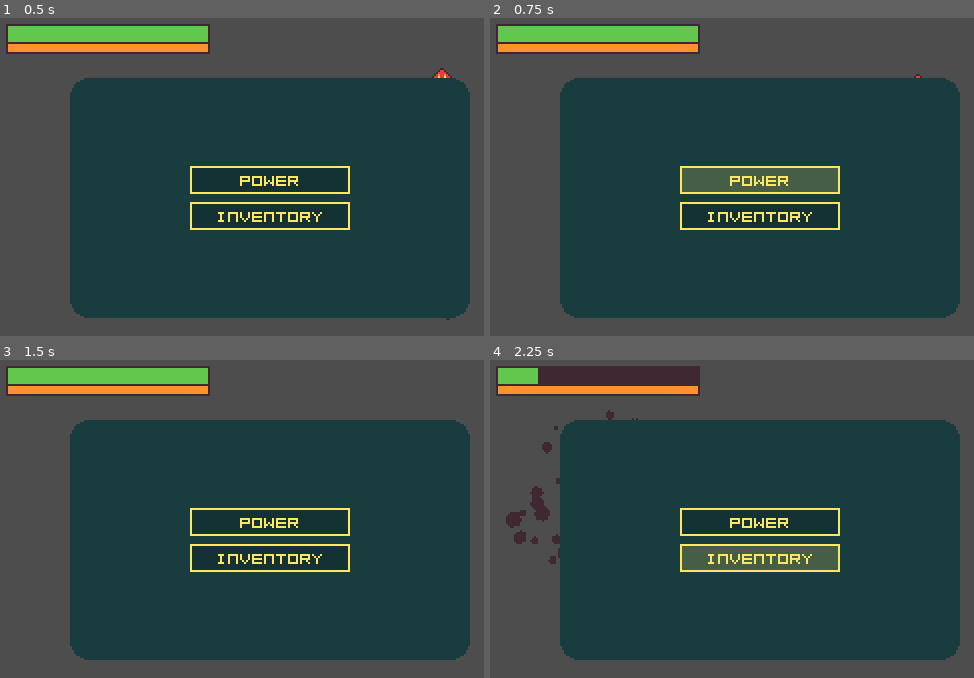
Above: before the commit, frames 1-4 (two rows, left to right).
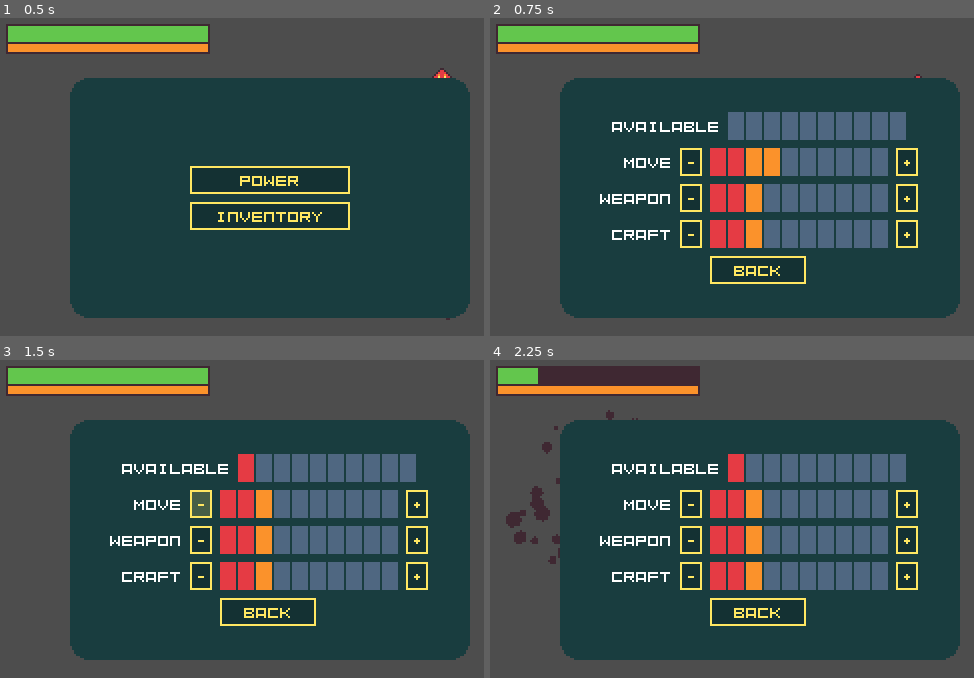
Above: after the commit, the same moments.

Repository: OriginTwo/shooter-robot
Game: Godot game, scene res://sources/game/game.tscn
The game is run twice, just before and just after one commit, with the same random seed, the same clock (stepped at 60 frames per second) and the same inputs.
Inputs (mouse positions are in pixels of both pictures, inside the frame that each line leads up to):
- Up to frame 1 (0.5 s): no input
- Up to frame 2 (0.75 s): click "POWER" at 0.5 s
- Up to frame 3 (1.5 s): click (203, 503) at 1.25 s, where only the run after the commit has a clickable "-"
- Up to frame 4 (2.25 s): click (761, 557) at 2 s, where only the run before the commit has a clickable "INVENTORY"

Frame 1 is identical in both runs. In frame 2, 15% of the frame differs, in the area x 22-89%, y 29-84%; in frame 3, 15%; in frame 4, 15%.

Commit message:
make ui

Diff:
--- a/resources/ui_theme.tres
+++ b/resources/ui_theme.tres
@@ -12,6 +12,11 @@
 
 [sub_resource type="StyleBoxFlat" id="StyleBoxFlat_nq2m6"]
 bg_color = Color(0.984314, 0.572549, 0.168627, 1)
+
+[sub_resource type="StyleBoxLine" id="StyleBoxLine_l0vn8"]
+color = Color(0.686275, 0.74902, 0.823529, 1)
+grow_begin = 0.0
+grow_end = 0.0
 
 [sub_resource type="StyleBoxFlat" id="StyleBoxFlat_4g45x"]
 bg_color = Color(0.247059, 0.156863, 0.196078, 1)
@@ -71,6 +76,7 @@
 EnergyProgressBar/base_type = &"ProgressBar"
 EnergyProgressBar/styles/background = SubResource("StyleBoxFlat_sewu0")
 EnergyProgressBar/styles/fill = SubResource("StyleBoxFlat_nq2m6")
+HSeparator/styles/separator = SubResource("StyleBoxLine_l0vn8")
 HealthProgressBar/base_type = &"ProgressBar"
 HealthProgressBar/styles/background = SubResource("StyleBoxFlat_4g45x")
 HealthProgressBar/styles/fill = SubResource("StyleBoxFlat_l0suw")
--- a/sources/player/player_ui.tscn
+++ b/sources/player/player_ui.tscn
@@ -1,7 +1,9 @@
-[gd_scene load_steps=3 format=3 uid="uid://bdaeqkxl05bmp"]
+[gd_scene load_steps=5 format=3 uid="uid://bdaeqkxl05bmp"]
 
 [ext_resource type="Script" path="res://sources/player/scripts/player_ui.gd" id="1_5hx48"]
 [ext_resource type="Theme" uid="uid://nltfc8w4hrlb" path="res://resources/ui_theme.tres" id="2_qc23t"]
+[ext_resource type="PackedScene" uid="uid://c1oenxa7mnjlo" path="res://sources/player/terminal_menu_ui.tscn" id="3_prewq"]
+[ext_resource type="PackedScene" uid="uid://0igdywtrl86w" path="res://sources/player/terminal_power_ui.tscn" id="4_tonkj"]
 
 [node name="PlayerUI" type="CanvasLayer"]
 script = ExtResource("1_5hx48")
@@ -56,21 +58,9 @@
 theme_override_constants/margin_right = 4
 theme_override_constants/margin_bottom = 4
 
-[node name="VBoxContainer" type="VBoxContainer" parent="CenterContainer/PanelContainer/MarginContainer"]
+[node name="TerminalMenuUI" parent="CenterContainer/PanelContainer/MarginContainer" instance=ExtResource("3_prewq")]
 layout_mode = 2
-size_flags_horizontal = 4
-alignment = 1
 
-[node name="Button" type="Button" parent="CenterContainer/PanelContainer/MarginContainer/VBoxContainer"]
-custom_minimum_size = Vector2(80, 0)
+[node name="TerminalPowerUI" parent="CenterContainer/PanelContainer/MarginContainer" instance=ExtResource("4_tonkj")]
+visible = false
 layout_mode = 2
-focus_mode = 0
-theme_type_variation = &"TerminalButton"
-text = "POWER"
-
-[node name="Button2" type="Button" parent="CenterContainer/PanelContainer/MarginContainer/VBoxContainer"]
-custom_minimum_size = Vector2(80, 0)
-layout_mode = 2
-focus_mode = 0
-theme_type_variation = &"TerminalButton"
-text = "INVENTORY"
--- /dev/null
+++ b/sources/player/power_display_ui.tscn
@@ -0,0 +1,50 @@
+[gd_scene load_steps=2 format=3 uid="uid://bvfmfxmyre4v8"]
+
+[ext_resource type="Script" path="res://sources/player/scripts/power_display_ui.gd" id="1_c6gc5"]
+
+[node name="PowerDisplayUI" type="HBoxContainer"]
+custom_minimum_size = Vector2(89, 14)
+offset_right = 40.0
+offset_bottom = 40.0
+theme_override_constants/separation = 1
+script = ExtResource("1_c6gc5")
+
+[node name="ColorRect" type="ColorRect" parent="."]
+custom_minimum_size = Vector2(8, 14)
+layout_mode = 2
+
+[node name="ColorRect2" type="ColorRect" parent="."]
+custom_minimum_size = Vector2(8, 14)
+layout_mode = 2
+
+[node name="ColorRect3" type="ColorRect" parent="."]
+custom_minimum_size = Vector2(8, 14)
+layout_mode = 2
+
+[node name="ColorRect4" type="ColorRect" parent="."]
+custom_minimum_size = Vector2(8, 14)
+layout_mode = 2
+
+[node name="ColorRect5" type="ColorRect" parent="."]
+custom_minimum_size = Vector2(8, 14)
+layout_mode = 2
+
+[node name="ColorRect6" type="ColorRect" parent="."]
+custom_minimum_size = Vector2(8, 14)
+layout_mode = 2
+
+[node name="ColorRect7" type="ColorRect" parent="."]
+custom_minimum_size = Vector2(8, 14)
+layout_mode = 2
+
+[node name="ColorRect8" type="ColorRect" parent="."]
+custom_minimum_size = Vector2(8, 14)
+layout_mode = 2
+
+[node name="ColorRect9" type="ColorRect" parent="."]
+custom_minimum_size = Vector2(8, 14)
+layout_mode = 2
+
+[node name="ColorRect10" type="ColorRect" parent="."]
+custom_minimum_size = Vector2(8, 14)
+layout_mode = 2
--- /dev/null
+++ b/sources/player/power_manage_ui.tscn
@@ -0,0 +1,35 @@
+[gd_scene load_steps=4 format=3 uid="uid://dd15pwo242o5m"]
+
+[ext_resource type="PackedScene" uid="uid://bvfmfxmyre4v8" path="res://sources/player/power_display_ui.tscn" id="1_3j6xm"]
+[ext_resource type="Theme" uid="uid://nltfc8w4hrlb" path="res://resources/ui_theme.tres" id="1_8okvj"]
+[ext_resource type="Script" path="res://sources/player/scripts/power_manage_ui.gd" id="2_hawno"]
+
+[node name="PowerManageUI" type="HBoxContainer"]
+theme = ExtResource("1_8okvj")
+script = ExtResource("2_hawno")
+
+[node name="TitleLabel" type="Label" parent="."]
+custom_minimum_size = Vector2(36, 0)
+layout_mode = 2
+text = "SYSTEM"
+horizontal_alignment = 2
+vertical_alignment = 1
+
+[node name="DecreaseButton" type="Button" parent="."]
+custom_minimum_size = Vector2(11, 0)
+layout_mode = 2
+focus_mode = 0
+theme_type_variation = &"TerminalButton"
+text = "-"
+alignment = 2
+
+[node name="PowerDisplayUI" parent="." instance=ExtResource("1_3j6xm")]
+layout_mode = 2
+
+[node name="IncreaseButton" type="Button" parent="."]
+custom_minimum_size = Vector2(11, 0)
+layout_mode = 2
+focus_mode = 0
+theme_type_variation = &"TerminalButton"
+text = "+"
+alignment = 2
--- a/sources/player/scripts/player.gd
+++ b/sources/player/scripts/player.gd
@@ -27,6 +27,34 @@
 # time to wait after energy usage to begin recharge
 const ENERGY_RECHARGE_COOLDOWN_TIME: float = 1.0
 var energy_recharge_cooldown_timer: float
+
+
+signal power_changed
+
+var power: Dictionary = {
+	"_available": 0,
+	"move": 4,
+	"weapon": 3,
+	"craft": 3,
+}
+
+func increment_power(system_name: String) -> void:
+	if power["_available"] > 0:
+		power["_available"] -= 1
+		power[system_name] += 1
+		power_changed.emit()
+		update_system_power(system_name)
+
+func decrement_power(system_name: String) -> void:
+	if power[system_name] > 0:
+		power[system_name] -= 1
+		power["_available"] += 1
+		power_changed.emit()
+		update_system_power(system_name)
+
+func update_system_power(system_name: String) -> void:
+	pass
+
 
 func _ready() -> void:
 	add_to_group("player")
--- /dev/null
+++ b/sources/player/scripts/power_display_ui.gd
@@ -0,0 +1,29 @@
+extends HBoxContainer
+
+const COLORS: Array[Color] = [
+	Color8(229,  59, 68),
+	Color8(251, 146, 43),
+	Color8(255, 231, 98),
+	Color8( 99, 198, 77),
+]
+const DISABLED_COLOR: Color = Color8(79, 103, 129)
+
+@onready var elems: Array[ColorRect] = [
+	$ColorRect,  $ColorRect2,
+	$ColorRect3, $ColorRect4,
+	$ColorRect5, $ColorRect6,
+	$ColorRect7, $ColorRect8,
+	$ColorRect9, $ColorRect10,
+]
+
+func _ready() -> void:
+	for i in len(elems):
+		elems[i].color = DISABLED_COLOR
+
+func change(new_amount: int) -> void:
+	for i in len(elems):
+		elems[i].color = get_color(i) if i < new_amount else DISABLED_COLOR
+
+func get_color(index: int) -> Color:
+	var color_index := int(float(index + 1) / 10 * 4)
+	return COLORS[clamp(color_index, 0, len(COLORS) - 1)]
--- /dev/null
+++ b/sources/player/scripts/power_manage_ui.gd
@@ -0,0 +1,23 @@
+extends HBoxContainer
+
+@export var system_name: String
+
+@onready var title_label: Label = $TitleLabel
+@onready var decrease_button: Button = $DecreaseButton
+@onready var increase_button: Button = $IncreaseButton
+@onready var power_display_ui: HBoxContainer = $PowerDisplayUI
+
+@onready var player: Player = get_tree().get_first_node_in_group("player")
+
+func _ready() -> void:
+	title_label.text = system_name
+	increase_button.pressed.connect(on_power_changed.bind(true))
+	decrease_button.pressed.connect(on_power_changed.bind(false))
+	power_display_ui.change(player.power[system_name])
+
+func on_power_changed(increment: bool) -> void:
+	if increment:
+		player.increment_power(system_name)
+	else:
+		player.decrement_power(system_name)
+	power_display_ui.change(player.power[system_name])
--- /dev/null
+++ b/sources/player/scripts/terminal_power_ui.gd
@@ -0,0 +1,13 @@
+extends VBoxContainer
+
+@onready var available_power_display_ui: HBoxContainer = %AvailablePowerDisplayUI
+
+@onready var player: Player = get_tree().get_first_node_in_group("player")
+
+func _ready() -> void:
+	available_power_display_ui.change(player.power["_available"])
+	player.power_changed.connect(on_player_power_changed)
+
+func on_player_power_changed() -> void:
+	print("available change")
+	available_power_display_ui.change(player.power["_available"])
--- /dev/null
+++ b/sources/player/scripts/terminal_ui_redirect_button.gd
@@ -0,0 +1,11 @@
+extends Button
+
+@export_file("*.tscn") var scene_path: String
+
+func _ready() -> void:
+	pressed.connect(on_button_pressed)
+
+func on_button_pressed() -> void:
+	var instance: Node = load(scene_path).instantiate()
+	get_parent().add_sibling(instance)
+	get_parent().queue_free()
--- /dev/null
+++ b/sources/player/terminal_menu_ui.tscn
@@ -0,0 +1,25 @@
+[gd_scene load_steps=3 format=3 uid="uid://c1oenxa7mnjlo"]
+
+[ext_resource type="Theme" uid="uid://nltfc8w4hrlb" path="res://resources/ui_theme.tres" id="1_ce2kl"]
+[ext_resource type="Script" path="res://sources/player/scripts/terminal_ui_redirect_button.gd" id="2_bb7u7"]
+
+[node name="TerminalMenuUI" type="VBoxContainer"]
+size_flags_horizontal = 4
+theme = ExtResource("1_ce2kl")
+alignment = 1
+
+[node name="PowerButton" type="Button" parent="."]
+custom_minimum_size = Vector2(80, 0)
+layout_mode = 2
+focus_mode = 0
+theme_type_variation = &"TerminalButton"
+text = "POWER"
+script = ExtResource("2_bb7u7")
+scene_path = "res://sources/player/terminal_power_ui.tscn"
+
+[node name="InventoryButton" type="Button" parent="."]
+custom_minimum_size = Vector2(80, 0)
+layout_mode = 2
+focus_mode = 0
+theme_type_variation = &"TerminalButton"
+text = "INVENTORY"
--- /dev/null
+++ b/sources/player/terminal_power_ui.tscn
@@ -0,0 +1,50 @@
+[gd_scene load_steps=6 format=3 uid="uid://0igdywtrl86w"]
+
+[ext_resource type="Theme" uid="uid://nltfc8w4hrlb" path="res://resources/ui_theme.tres" id="1_afb54"]
+[ext_resource type="PackedScene" uid="uid://bvfmfxmyre4v8" path="res://sources/player/power_display_ui.tscn" id="1_kgqlc"]
+[ext_resource type="Script" path="res://sources/player/scripts/terminal_power_ui.gd" id="2_53gs3"]
+[ext_resource type="PackedScene" uid="uid://dd15pwo242o5m" path="res://sources/player/power_manage_ui.tscn" id="2_em7mp"]
+[ext_resource type="Script" path="res://sources/player/scripts/terminal_ui_redirect_button.gd" id="4_grpy0"]
+
+[node name="TerminalPowerUI" type="VBoxContainer"]
+size_flags_horizontal = 4
+theme = ExtResource("1_afb54")
+alignment = 1
+script = ExtResource("2_53gs3")
+
+[node name="HBoxContainer" type="HBoxContainer" parent="."]
+layout_mode = 2
+alignment = 1
+
+[node name="Label" type="Label" parent="HBoxContainer"]
+layout_mode = 2
+text = "Available"
+horizontal_alignment = 1
+vertical_alignment = 1
+
+[node name="AvailablePowerDisplayUI" parent="HBoxContainer" instance=ExtResource("1_kgqlc")]
+unique_name_in_owner = true
+layout_mode = 2
+alignment = 1
+
+[node name="PowerManageUI" parent="." instance=ExtResource("2_em7mp")]
+layout_mode = 2
+system_name = "move"
+
+[node name="PowerManageUI2" parent="." instance=ExtResource("2_em7mp")]
+layout_mode = 2
+system_name = "weapon"
+
+[node name="PowerManageUI3" parent="." instance=ExtResource("2_em7mp")]
+layout_mode = 2
+system_name = "craft"
+
+[node name="BackButton" type="Button" parent="."]
+custom_minimum_size = Vector2(48, 0)
+layout_mode = 2
+size_flags_horizontal = 4
+focus_mode = 0
+theme_type_variation = &"TerminalButton"
+text = "Back"
+script = ExtResource("4_grpy0")
+scene_path = "res://sources/player/terminal_menu_ui.tscn"
Not shown: 1 places in resources/ui_theme.tres that only renumber resources
